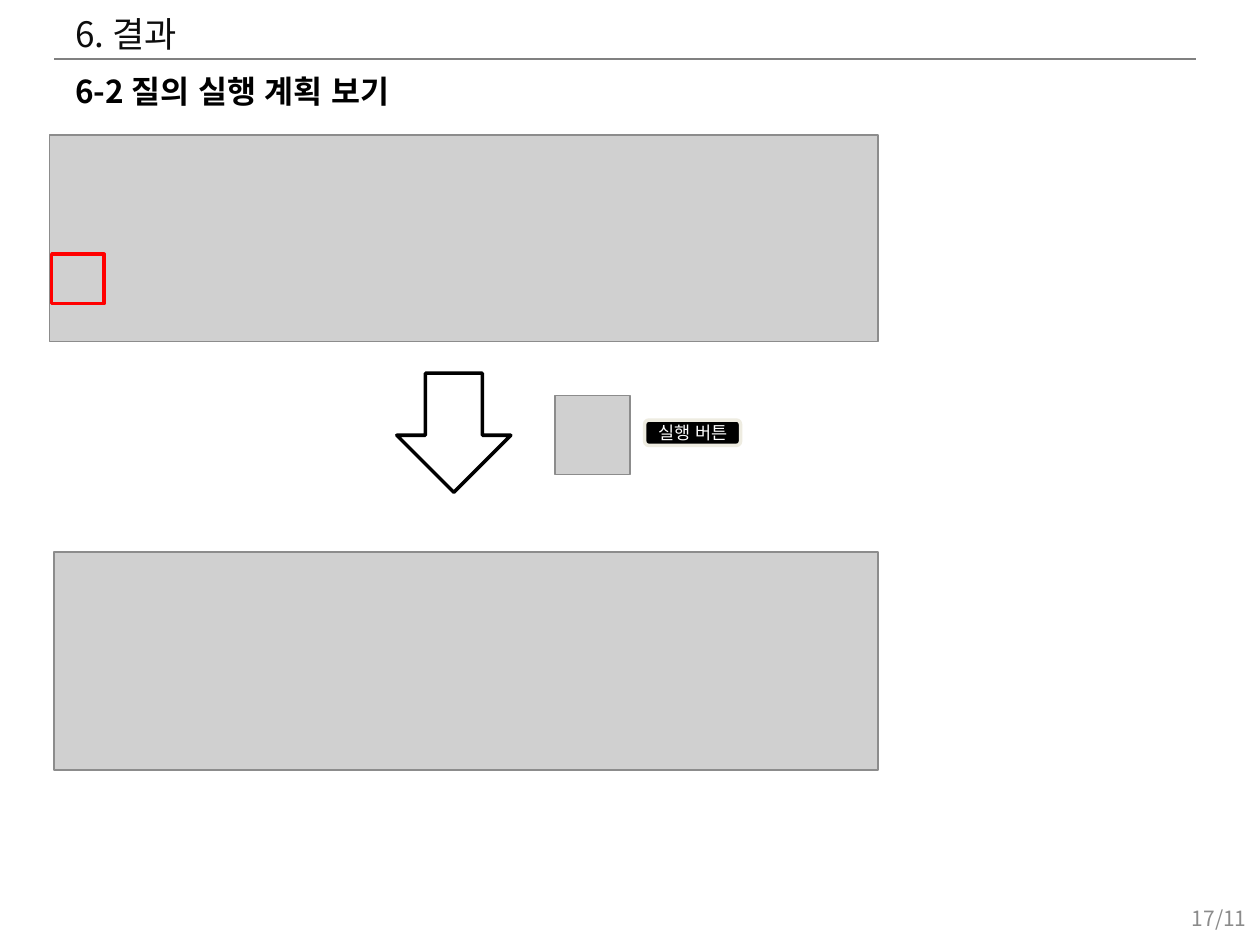
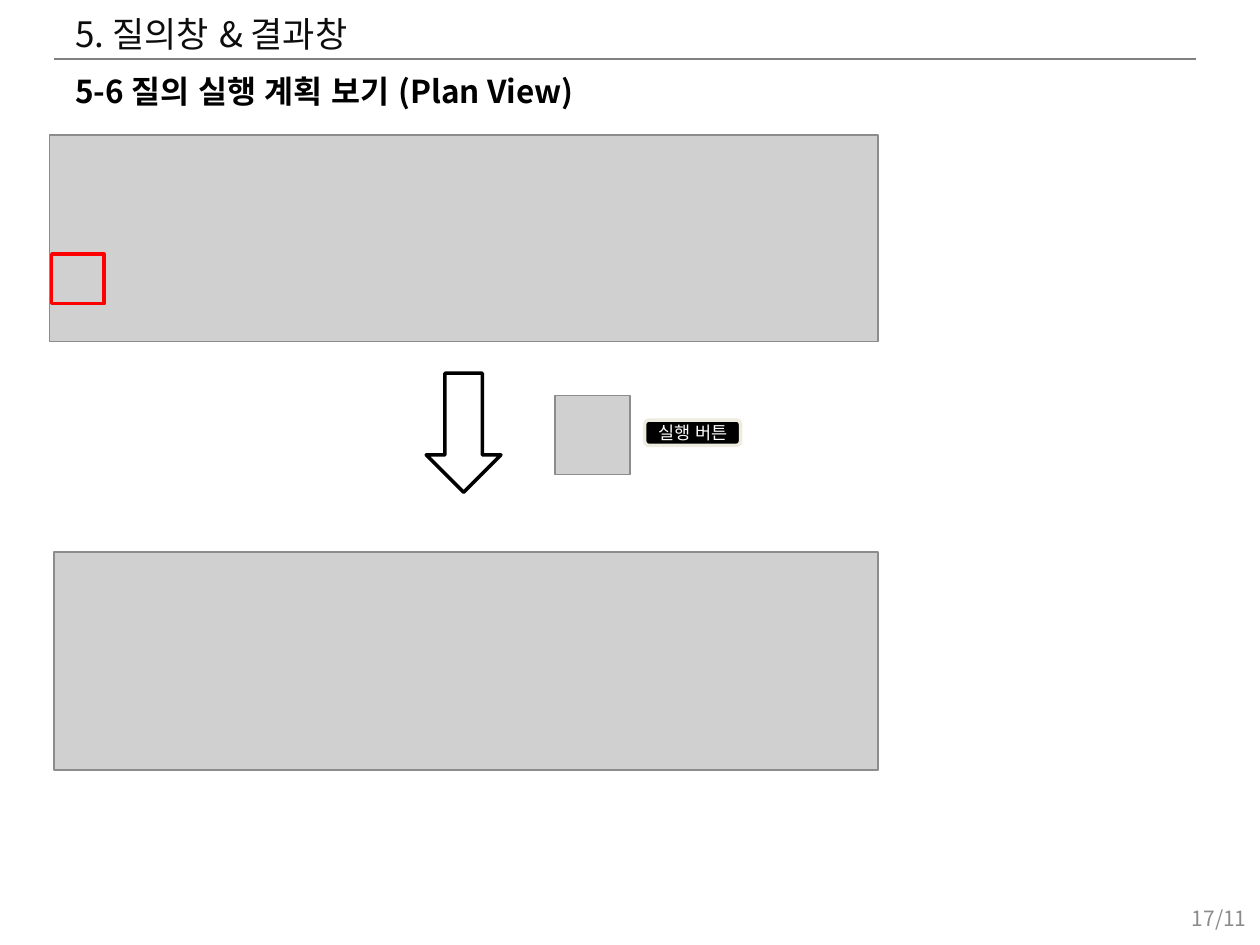
Before and after one commit to hwany7seo/gdbms_document, a slide deck: slide 17 of mockup/시각화도구_UI_UX_기획서.pptx. Drawn at 1260x945 pixels with LibreOffice and Linux fonts; fonts in the diff are those of the drawing; grey boxes stand for pictures. Boxes give left, top, right and bottom in pixels: in the first picture for what was removed or moved away, otherwise in the second. Text is boxed around its words. In the diff, an @@ line names an element or a change of style, - is before the commit and + after.

```diff
--- a/mockup/시각화도구_UI_UX_기획서.pptx
+++ b/mockup/시각화도구_UI_UX_기획서.pptx
@@ title at (75,18,348,50): text changed @@
-6. 결과
+5. 질의창 & 결과창
@@ text at (75,76,573,110): text changed @@
-6-2 질의 실행 계획 보기
+5-6 질의 실행 계획 보기 (Plan View)
@@ down arrow: place and size @@
-down arrow at (397,373,512,491)
+down arrow at (426,373,500,491)
```
Also in this commit, not shown: 10 other slides changed, 3 slides added, 2 slides removed, 8 other files.
